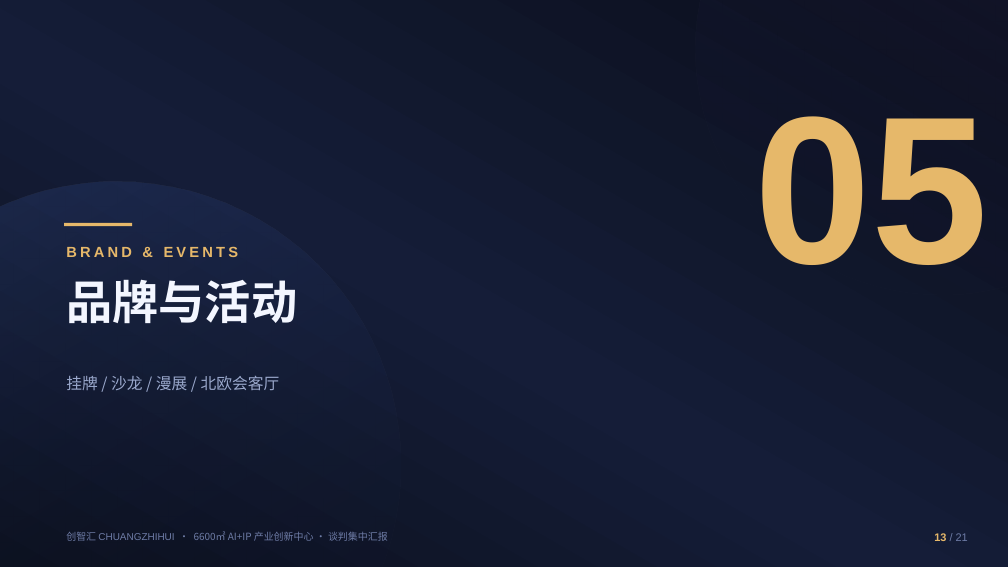
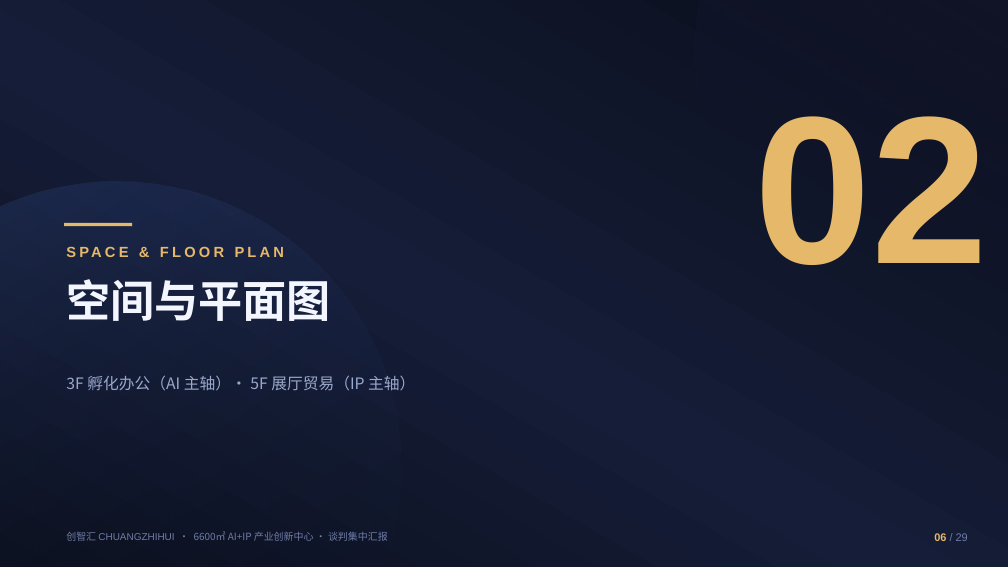
Before and after one commit to hujigang2010-maker/AIDEN, a slide deck: slide 6 of proposal/chuangzhihui-6600-proposal.pptx (slide 13 before the commit). Drawn at 1008x567 pixels with LibreOffice and Linux fonts; fonts in the diff are those of the drawing. Boxes give left, top, right and bottom in pixels: in the first picture for what was removed or moved away, otherwise in the second. Text is boxed around its words. In the diff, an @@ line names an element or a change of style, - is before the commit and + after.

```diff
--- a/proposal/chuangzhihui-6600-proposal.pptx
+++ b/proposal/chuangzhihui-6600-proposal.pptx
@@ text at bbox=[755, 116, 989, 265]: text changed @@
-05
+02
@@ text at bbox=[66, 246, 239, 257]: text changed @@
-BRAND & EVENTS
+SPACE & FLOOR PLAN
@@ text at bbox=[66, 279, 331, 321]: text changed; size 44 to 42 pt @@
-品牌与活动
+空间与平面图
@@ text at bbox=[66, 375, 415, 391]: text changed @@
-挂牌 / 沙龙 / 漫展 / 北欧会客厅
+3F 孵化办公（AI 主轴）· 5F 展厅贸易（IP 主轴）
@@ text at bbox=[934, 532, 968, 543]: text changed @@
-13 / 21
+06 / 29
```
Also in this commit, not shown: 17 other slides changed, 11 slides added, 3 slides removed, 5 other files.
